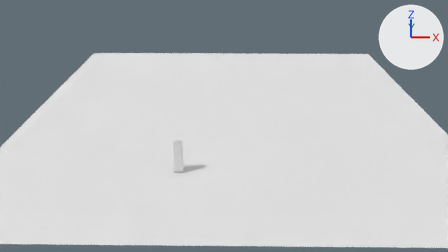
Renders of the Blender file cg-monsters.blend from each side of a commit.
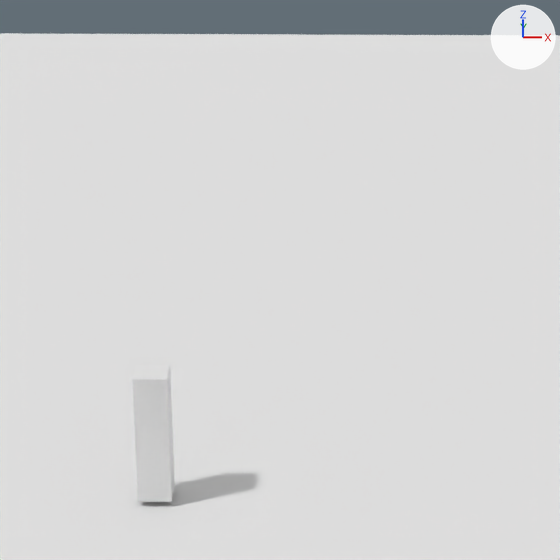
Old and new are each drawn from the file's camera '_Camera' and again close up on the part from 31% to 63% of the width and 18% to 74% of the height. Lighting does not change. The marker at upper right points along +X, +Y and +Z.

The first close-up shows '_Floor', '_Player'.
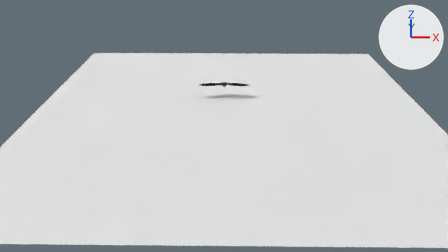
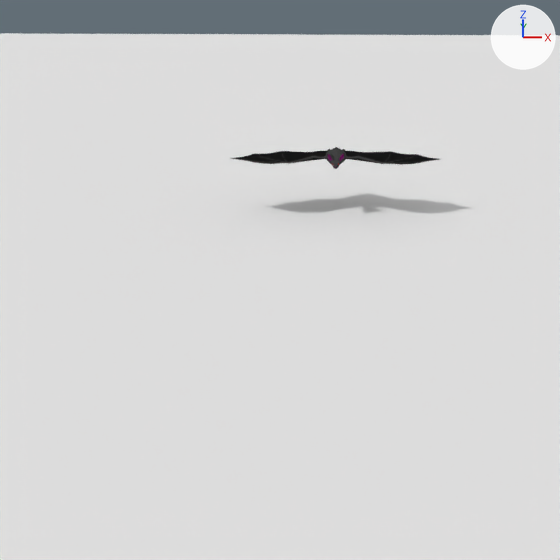
Where the change shows, as pixel boxes (x1, y1, x2, y2) in the close-ups (560 x 560 px):
'_Player', hidden: before (132, 365, 175, 502)
'Vampire', added (black): after (232, 147, 439, 169)
    faces in mat_bat_wings (black #181818): (234, 147, 437, 164)
    faces in mat_bat_body (black #444444): (232, 147, 439, 169)

What changed in the scene script:
```text
Add mat_bat_ears_noise:
    mat_bat_ears_noise = diffuse_material('Bat_ears_noise')
    mat_bat_ears_noise.base_color = (0.202, 0.00991, 0.145)  # dark purple #7c196a
Add mat_bat_eyes:
    mat_bat_eyes = diffuse_material('Bat_eyes')
    mat_bat_eyes.base_color = (0.8, 0.0, 0.00072)  # red #e70002
Add mat_bat_wings:
    mat_bat_wings = diffuse_material('Bat_wings')
    mat_bat_wings.base_color = (0.00902, 0.00902, 0.00902)  # black #181818
Add mat_bat_pupils:
    mat_bat_pupils = diffuse_material('Bat_pupils')
    mat_bat_pupils.base_color = (0.0, 0.0, 0.0)  # black #000000
Add mat_bat_body:
    mat_bat_body = diffuse_material('Bat_body')
    mat_bat_body.base_color = (0.0578, 0.0578, 0.0578)  # black #444444
Add mat_bat_tusks:
    mat_bat_tusks = diffuse_material('Bat_tusks')
    mat_bat_tusks.base_color = (1.0, 1.0, 1.0)  # white #ffffff
Add me_vampire:
    me_vampire.from_pydata(...)  # 4580 vertices, 8873 faces, 1 loose edge; spans x -2.2..2.2, y -0.59..0.76, z 0.0..0.4
    me_vampire.polygons.foreach_set('use_smooth', [True] * 8873)
    # faces by material slot: [3899, 4548, 136, 30, 194, 66]
    me_vampire.materials.append(mat_bat_body)  # black #444444
    me_vampire.materials.append(mat_bat_wings)  # black #181818
    me_vampire.materials.append(mat_bat_eyes)  # red #e70002
    me_vampire.materials.append(mat_bat_pupils)  # black #000000
    me_vampire.materials.append(mat_bat_ears_noise)  # dark purple #7c196a
    me_vampire.materials.append(mat_bat_tusks)  # white #ffffff
Change ob_player:
    add ob_player.hide_set(True)  # its collection is switched off
Add ob_vampire:
    ob_vampire = bpy.data.objects.new('Vampire', me_vampire)
    ob_vampire.location = (0.0, 0.0, 1.0)
```
